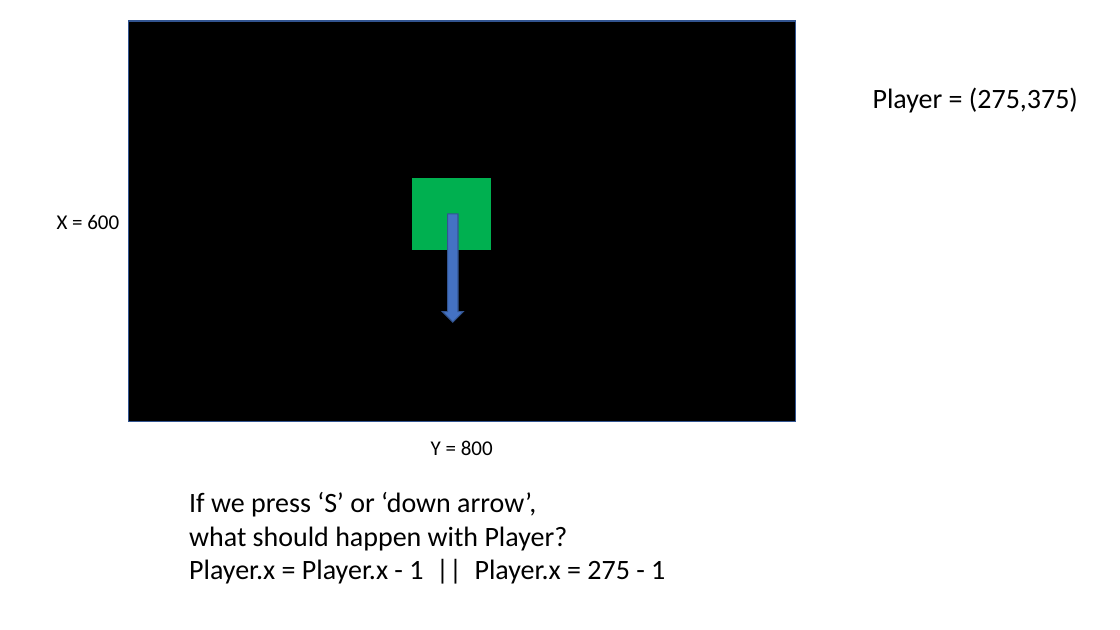
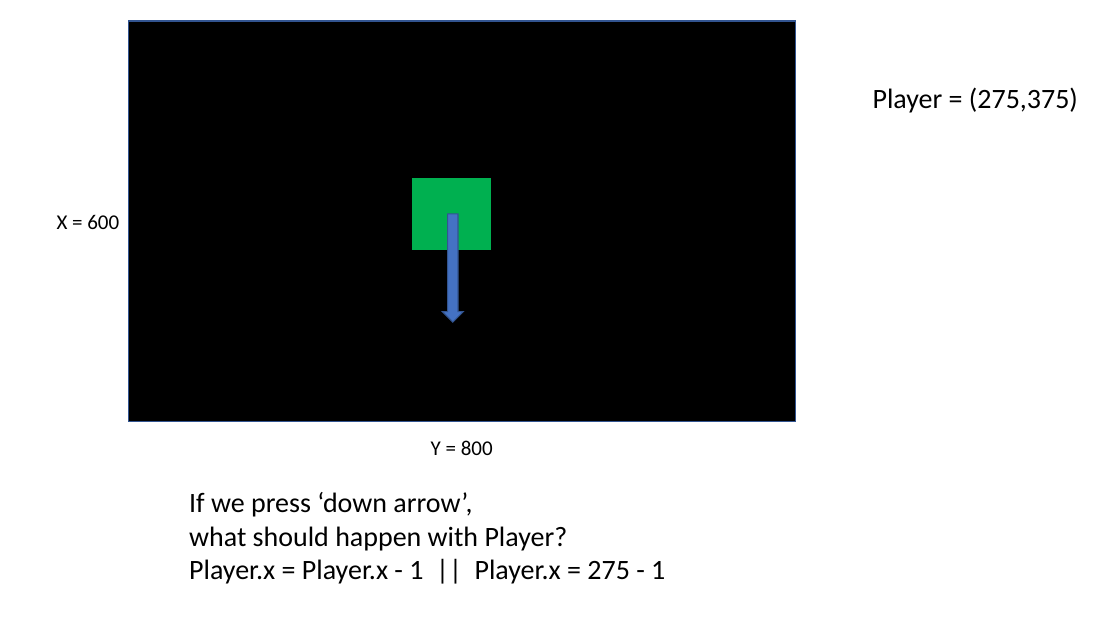
Before and after one commit to JoZonneveld/TCR-python-lessons, a slide deck: slide 17 of Lessons/Jaar 1/Lesson 0 - Game/Building a game.pptx (slide 16 before the commit). Drawn at 1120x630 pixels with LibreOffice and Linux fonts; fonts in the diff are those of the drawing; background and template pictures are left out. Boxes give left, top, right and bottom in pixels: in the first picture for what was removed or moved away, otherwise in the second. Text is boxed around its words. In the diff, an @@ line names an element or a change of style, - is before the commit and + after.

```diff
--- a/Lessons/Jaar 1/Lesson 0 - Game/Building a game.pptx
+++ b/Lessons/Jaar 1/Lesson 0 - Game/Building a game.pptx
@@ text at (x1=189, y1=492, x2=472, y2=517): text changed @@
-If we press ‘S’ or ‘down arrow’,
+If we press ‘down arrow’,
```
Also in this commit, not shown: 10 other slides changed, 6 slides added, 1 slide removed.
